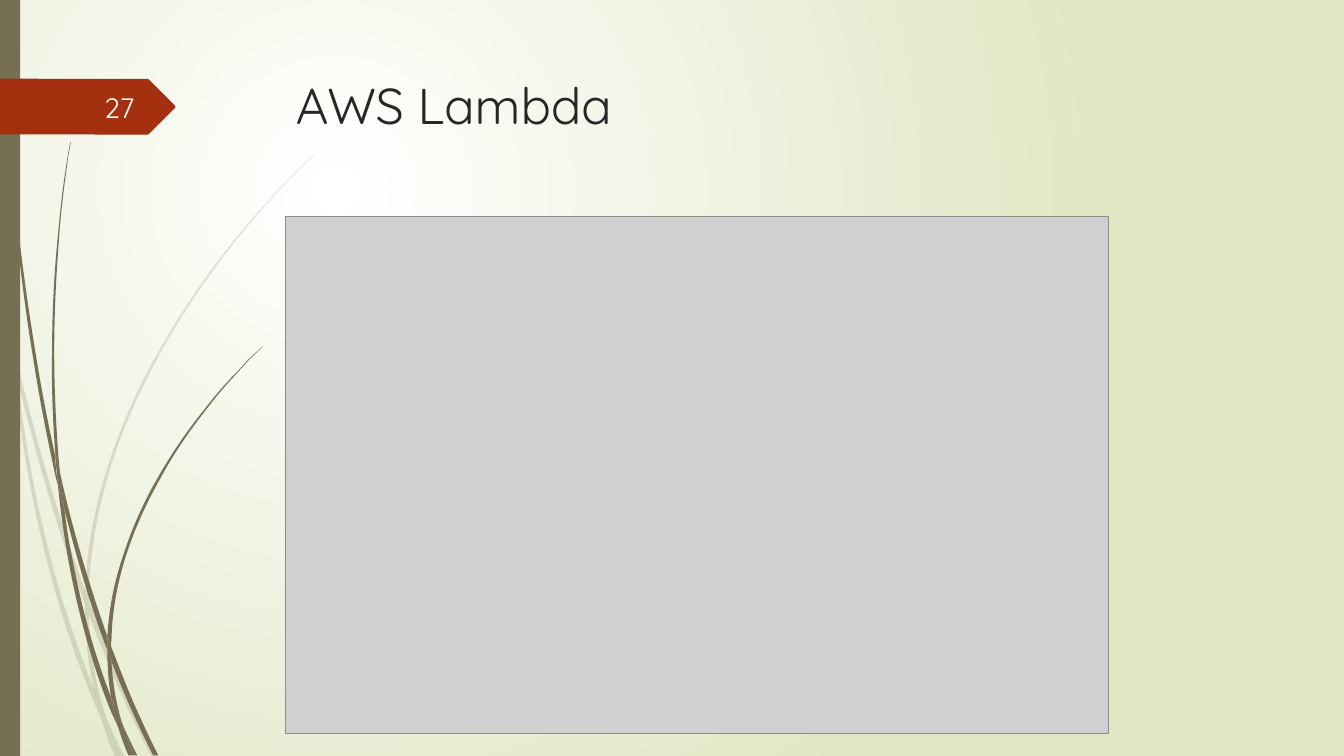
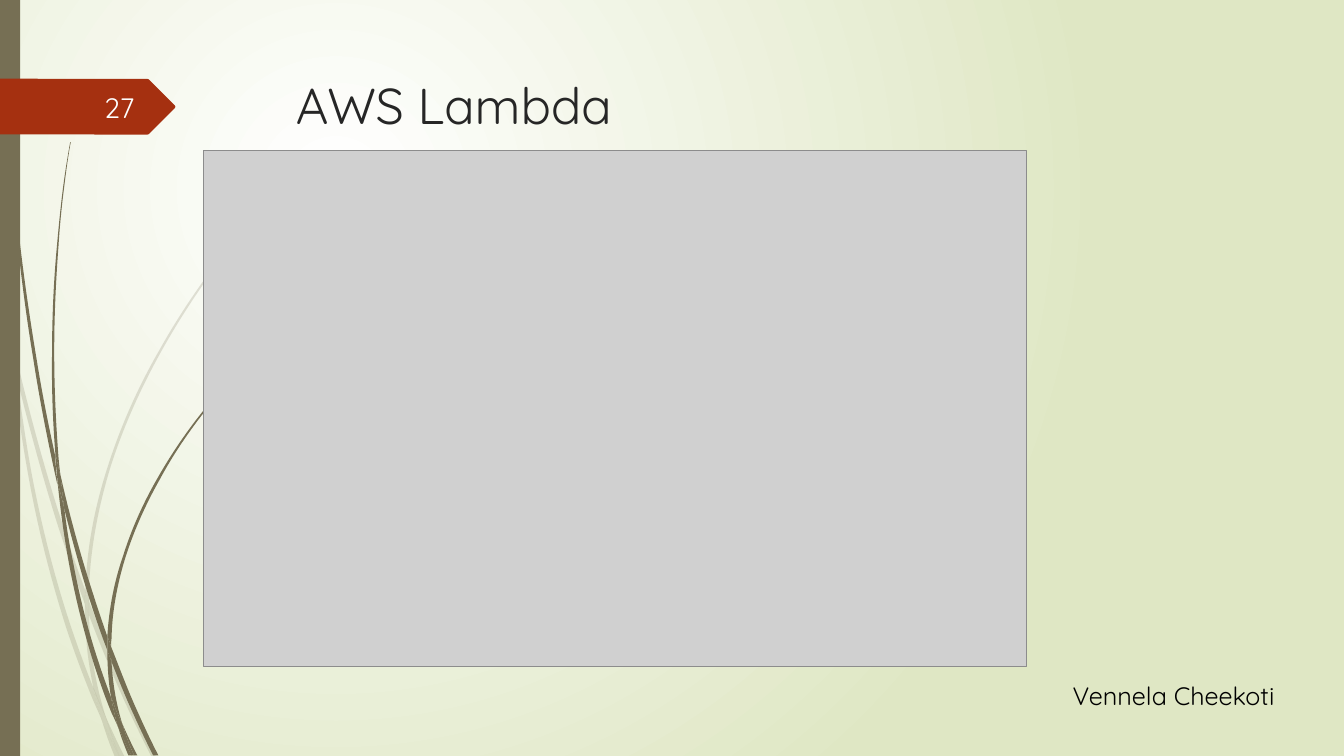
Before and after one commit to SathwikaGone/MVC-presentation, a slide deck: slide 27 of mvc.pptx. Drawn at 1344x756 pixels with LibreOffice and Linux fonts; fonts in the diff are those of the drawing; grey boxes stand for pictures. Boxes give left, top, right and bottom in pixels: in the first picture for what was removed or moved away, otherwise in the second. Text is boxed around its words. In the diff, an @@ line names an element or a change of style, - is before the commit and + after.

```diff
--- a/mvc.pptx
+++ b/mvc.pptx
@@ picture: place and size @@
-picture at box(286, 217, 1109, 733)
+picture at box(204, 150, 1026, 666)
@@ text added at box(1073, 686, 1275, 706), 18 pt, text #000000 @@
+Vennela Cheekoti
```
Also in this commit, not shown: 19 other slides changed.
